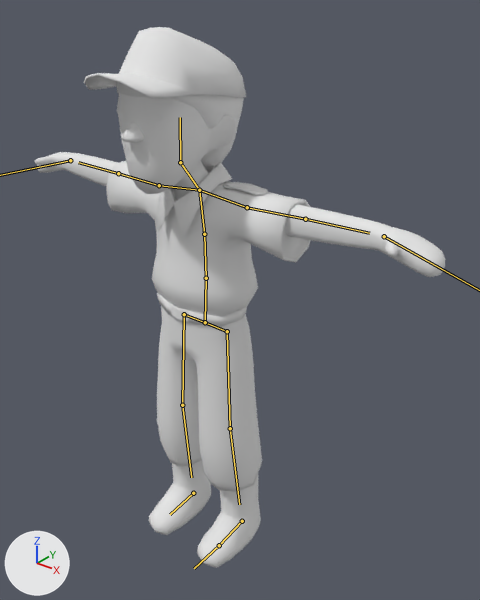
A saved change to the FBX model Assets/3D Asset/Karakter/Security.fbx.
Before and after are seen from a camera (50 mm lens) standing at (1.239, -1.375, 1.795) and looking at (0.111, 0.035, 0.921). Every picture has the same lights, and +X, +Y and +Z are marked at lower left. The picture after the commit comes second. The bones that change, and the others that lie on the model, are drawn over the model as lines.

The first picture shows 'Body', 'arms', 'boots', 'cap', 'eyes', 'hair', 'head', 'moustache', 'mouth', 'nose'.
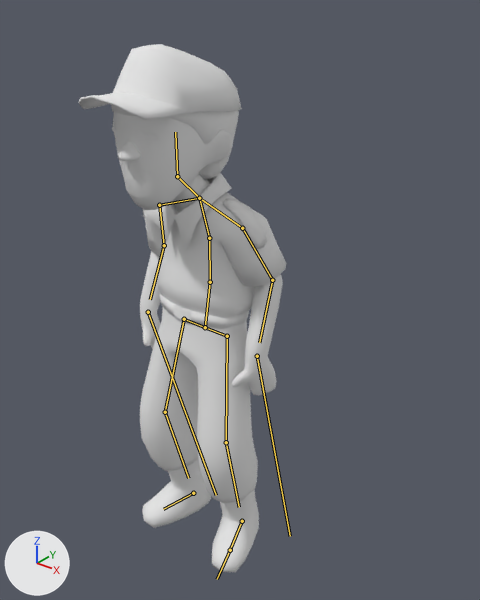
The newer file adds an action. The first version stands in its rest pose; the second is drawn at frame 28 of the action 'Security Idle'.

Boxes [x1, y1, x2, y2] around the edits, measured in the pictures (480 x 600 px):
```json
{"object": "Body", "change": "posed", "before": [106, 161, 311, 492], "after": [140, 173, 287, 503], "on screen": "28% narrower"}
{"object": "arms", "change": "posed", "before": [35, 152, 445, 277], "after": [140, 251, 283, 396]}
{"object": "cap", "change": "posed", "before": [84, 27, 246, 98], "after": [78, 44, 242, 120], "on screen": "7% taller"}
{"object": "head", "change": "posed", "before": [117, 93, 237, 200], "after": [113, 112, 233, 212], "on screen": "6% shorter"}
{"object": "boots", "change": "posed", "before": [149, 460, 261, 568], "after": [142, 459, 259, 572]}
{"object": "hair", "change": "posed", "before": [116, 82, 244, 167], "after": [112, 105, 239, 180]}
{"object": "nose", "change": "posed", "before": [121, 123, 144, 142], "after": [118, 142, 141, 161]}
{"object": "eyes", "change": "posed", "before": [117, 109, 163, 127], "after": [112, 127, 158, 146]}
{"bone": "TOR1", "before": "(205, 322) to (206, 278)", "after": "(205, 327) to (210, 282)"}
{"bone": "TOR2", "before": "(206, 278) to (204, 234)", "after": "(210, 282) to (209, 238)"}
{"bone": "TOR3", "before": "(204, 234) to (199, 190)", "after": "(209, 238) to (199, 198)"}
{"bone": "HD", "before": "(180, 162) to (180, 117)", "after": "(177, 176) to (175, 132)"}
{"bone": "SHLD.L", "before": "(199, 190) to (247, 207)", "after": "(199, 198) to (242, 228)"}
{"bone": "UPPARM.L", "before": "(247, 207) to (305, 219)", "after": "(242, 228) to (272, 280)"}
{"bone": "LOWARM.L", "before": "(305, 219) to (369, 233)", "after": "(272, 280) to (259, 342)"}
{"bone": "SHLD.R", "before": "(199, 190) to (159, 185)", "after": "(199, 198) to (159, 205)"}
{"bone": "UPPARM.R", "before": "(159, 185) to (118, 173)", "after": "(159, 205) to (164, 245)"}
{"bone": "LOWARM.R", "before": "(118, 173) to (78, 162)", "after": "(164, 245) to (150, 299)"}
{"bone": "PLV.L", "before": "(205, 322) to (227, 331)", "after": "(205, 327) to (227, 336)"}
{"bone": "UPPLEG.L", "before": "(227, 331) to (230, 428)", "after": "(227, 336) to (226, 442)"}
{"bone": "LOWLEG.L", "before": "(230, 428) to (239, 504)", "after": "(226, 442) to (239, 507)"}
{"bone": "FT.L", "before": "(242, 521) to (219, 545)", "after": "(242, 521) to (230, 550)"}
{"bone": "PLV.R", "before": "(205, 322) to (184, 314)", "after": "(205, 327) to (184, 319)"}
{"bone": "UPPLEG.R", "before": "(184, 314) to (182, 405)", "after": "(184, 319) to (165, 412)"}
{"bone": "LOWLEG.R", "before": "(182, 405) to (191, 477)", "after": "(165, 412) to (188, 478)"}
{"bone": "FT.R", "before": "(193, 493) to (170, 514)", "after": "(193, 493) to (163, 509)"}
```

The change, as JSON lines over the scene's bpy script:
```json
{"block": "bone_tor1", "where": "bone_tor1 = bpy.data.objects['Armature'].pose.bones['TOR1']"}
{"op": "set", "path": "bone_tor1.location", "old": "(0.0, 0.0, 0.0)", "new": "(0.0, -0.017, -0.001)"}
{"op": "set", "path": "bone_tor1.rotation_quaternion", "old": "(1.0, 0.0, 0.0, 0.0)", "new": "(0.998, -0.06, 0.0, 0.0)", "note": "degrees (0, 0, 0) -> degrees (-7, 0, 0)"}
{"block": "bone_tor2", "where": "bone_tor2 = bpy.data.objects['Armature'].pose.bones['TOR2']  # child of 'TOR1'"}
{"op": "set", "path": "bone_tor2.rotation_quaternion", "old": "(1.0, 0.0, 0.0, 0.0)", "new": "(0.999, 0.051, 0.0, 0.0)", "note": "degrees (0, 0, 0) -> degrees (6, 0, 0)"}
{"block": "bone_tor3", "where": "bone_tor3 = bpy.data.objects['Armature'].pose.bones['TOR3']  # child of 'TOR2'"}
{"op": "set", "path": "bone_tor3.rotation_quaternion", "old": "(1.0, 0.0, 0.0, 0.0)", "new": "(0.996, 0.084, 0.0, 0.0)", "note": "degrees (0, 0, 0) -> degrees (10, 0, 0)"}
{"block": "bone_hd", "where": "bone_hd = bpy.data.objects['Armature'].pose.bones['HD']  # child of 'NCK'"}
{"op": "set", "path": "bone_hd.rotation_quaternion", "old": "(1.0, 0.0, 0.0, 0.0)", "new": "(0.999, -0.051, 0.0, 0.0)", "note": "degrees (0, 0, 0) -> degrees (-6, 0, 0)"}
{"block": "bone_shld_l", "where": "bone_shld_l = bpy.data.objects['Armature'].pose.bones['SHLD.L']  # child of 'TOR3'"}
{"op": "set", "path": "bone_shld_l.rotation_quaternion", "old": "(1.0, 0.0, 0.0, 0.0)", "new": "(0.992, -0.106, -0.051, -0.043)", "note": "degrees (0, 0, 0) -> degrees (-12, -6, -4)"}
{"block": "bone_upparm_l", "where": "bone_upparm_l = bpy.data.objects['Armature'].pose.bones['UPPARM.L']  # child of 'SHLD.L'"}
{"op": "set", "path": "bone_upparm_l.rotation_quaternion", "old": "(1.0, 0.0, 0.0, 0.0)", "new": "(0.813, -0.524, 0.25, 0.044)", "note": "degrees (0, 0, 0) -> degrees (-69, 27, -12)"}
{"block": "bone_lowarm_l", "where": "bone_lowarm_l = bpy.data.objects['Armature'].pose.bones['LOWARM.L']  # child of 'UPPARM.L'"}
{"op": "set", "path": "bone_lowarm_l.rotation_quaternion", "old": "(1.0, 0.0, 0.0, 0.0)", "new": "(0.933, 0.032, 0.0, -0.358)", "note": "degrees (0, 0, 0) -> degrees (3, 1, -42)"}
{"block": "bone_shld_r", "where": "bone_shld_r = bpy.data.objects['Armature'].pose.bones['SHLD.R']  # child of 'TOR3'"}
{"op": "set", "path": "bone_shld_r.rotation_quaternion", "old": "(1.0, 0.0, 0.0, 0.0)", "new": "(0.99, -0.095, -0.09, 0.055)", "note": "degrees (0, 0, 0) -> degrees (-12, -10, 7)"}
{"block": "bone_upparm_r", "where": "bone_upparm_r = bpy.data.objects['Armature'].pose.bones['UPPARM.R']  # child of 'SHLD.R'"}
{"op": "set", "path": "bone_upparm_r.rotation_quaternion", "old": "(1.0, 0.0, 0.0, 0.0)", "new": "(0.839, -0.526, -0.139, 0.026)", "note": "degrees (0, 0, 0) -> degrees (-65, -12, 11)"}
{"block": "bone_lowarm_r", "where": "bone_lowarm_r = bpy.data.objects['Armature'].pose.bones['LOWARM.R']  # child of 'UPPARM.R'"}
{"op": "set", "path": "bone_lowarm_r.rotation_quaternion", "old": "(1.0, 0.0, 0.0, 0.0)", "new": "(0.935, 0.031, 0.0, 0.354)", "note": "degrees (0, 0, 0) -> degrees (3, -1, 41)"}
{"block": "bone_hnd_l", "where": "bone_hnd_l = bpy.data.objects['Armature'].pose.bones['HND.L']"}
{"op": "set", "path": "bone_hnd_l.location", "old": "(0.0, 0.0, 0.0)", "new": "(0.028, -0.216, -0.525)"}
{"op": "set", "path": "bone_hnd_l.rotation_quaternion", "old": "(1.0, 0.0, 0.0, 0.0)", "new": "(0.714, -0.622, 0.312, -0.071)", "note": "degrees (0, 0, 0) -> degrees (-88, 21, -32)"}
{"block": "bone_hnd_r", "where": "bone_hnd_r = bpy.data.objects['Armature'].pose.bones['HND.R']"}
{"op": "set", "path": "bone_hnd_r.location", "old": "(0.0, 0.0, 0.0)", "new": "(-0.026, -0.217, -0.525)"}
{"op": "set", "path": "bone_hnd_r.rotation_quaternion", "old": "(1.0, 0.0, 0.0, 0.0)", "new": "(0.694, -0.614, -0.359, 0.114)", "note": "degrees (0, 0, 0) -> degrees (-91, -21, 40)"}
{"block": "bone_plv_l", "where": "bone_plv_l = bpy.data.objects['Armature'].pose.bones['PLV.L']"}
{"op": "set", "path": "bone_plv_l.location", "old": "(0.0, 0.0, 0.0)", "new": "(0.0, 0.0, -0.017)"}
{"op": "set", "path": "bone_plv_l.rotation_quaternion", "old": "(1.0, 0.0, 0.0, 0.0)", "new": "(0.997, 0.0, -0.072, 0.0)", "note": "degrees (0, 0, 0) -> degrees (0, -8, 0)"}
{"block": "bone_uppleg_l", "where": "bone_uppleg_l = bpy.data.objects['Armature'].pose.bones['UPPLEG.L']  # child of 'PLV.L'"}
{"op": "set", "path": "bone_uppleg_l.rotation_quaternion", "old": "(1.0, 0.0, 0.0, 0.0)", "new": "(0.991, -0.014, -0.129, -0.042)", "note": "degrees (0, 0, 0) -> degrees (-1, -15, -5)"}
{"block": "bone_lowleg_l", "where": "bone_lowleg_l = bpy.data.objects['Armature'].pose.bones['LOWLEG.L']  # child of 'UPPLEG.L'"}
{"op": "set", "path": "bone_lowleg_l.rotation_quaternion", "old": "(1.0, 0.0, 0.0, 0.0)", "new": "(0.987, 0.161, 0.0, 0.022)", "note": "degrees (0, 0, 0) -> degrees (19, 0, 2)"}
{"block": "bone_ft_l", "where": "bone_ft_l = bpy.data.objects['Armature'].pose.bones['FT.L']"}
{"op": "set", "path": "bone_ft_l.rotation_quaternion", "old": "(1.0, 0.0, 0.0, 0.0)", "new": "(0.985, 0.0, -0.017, -0.172)", "note": "degrees (0, 0, 0) -> degrees (0, -2, -20)"}
{"block": "bone_plv_r", "where": "bone_plv_r = bpy.data.objects['Armature'].pose.bones['PLV.R']"}
{"op": "set", "path": "bone_plv_r.location", "old": "(0.0, 0.0, 0.0)", "new": "(0.0, 0.0, -0.017)"}
{"op": "set", "path": "bone_plv_r.rotation_quaternion", "old": "(1.0, 0.0, 0.0, 0.0)", "new": "(0.997, 0.0, 0.072, 0.0)", "note": "degrees (0, 0, 0) -> degrees (0, 8, 0)"}
{"block": "bone_uppleg_r", "where": "bone_uppleg_r = bpy.data.objects['Armature'].pose.bones['UPPLEG.R']  # child of 'PLV.R'"}
{"op": "set", "path": "bone_uppleg_r.rotation_quaternion", "old": "(1.0, 0.0, 0.0, 0.0)", "new": "(0.993, -0.016, 0.113, 0.038)", "note": "degrees (0, 0, 0) -> degrees (-1, 13, 4)"}
{"block": "bone_lowleg_r", "where": "bone_lowleg_r = bpy.data.objects['Armature'].pose.bones['LOWLEG.R']  # child of 'UPPLEG.R'"}
{"op": "set", "path": "bone_lowleg_r.rotation_quaternion", "old": "(1.0, 0.0, 0.0, 0.0)", "new": "(0.987, 0.161, 0.0, -0.022)", "note": "degrees (0, 0, 0) -> degrees (19, 0, -2)"}
{"block": "bone_ft_r", "where": "bone_ft_r = bpy.data.objects['Armature'].pose.bones['FT.R']"}
{"op": "set", "path": "bone_ft_r.rotation_quaternion", "old": "(1.0, 0.0, 0.0, 0.0)", "new": "(0.988, 0.0, 0.015, 0.154)", "note": "degrees (0, 0, 0) -> degrees (0, 2, 18)"}
```
